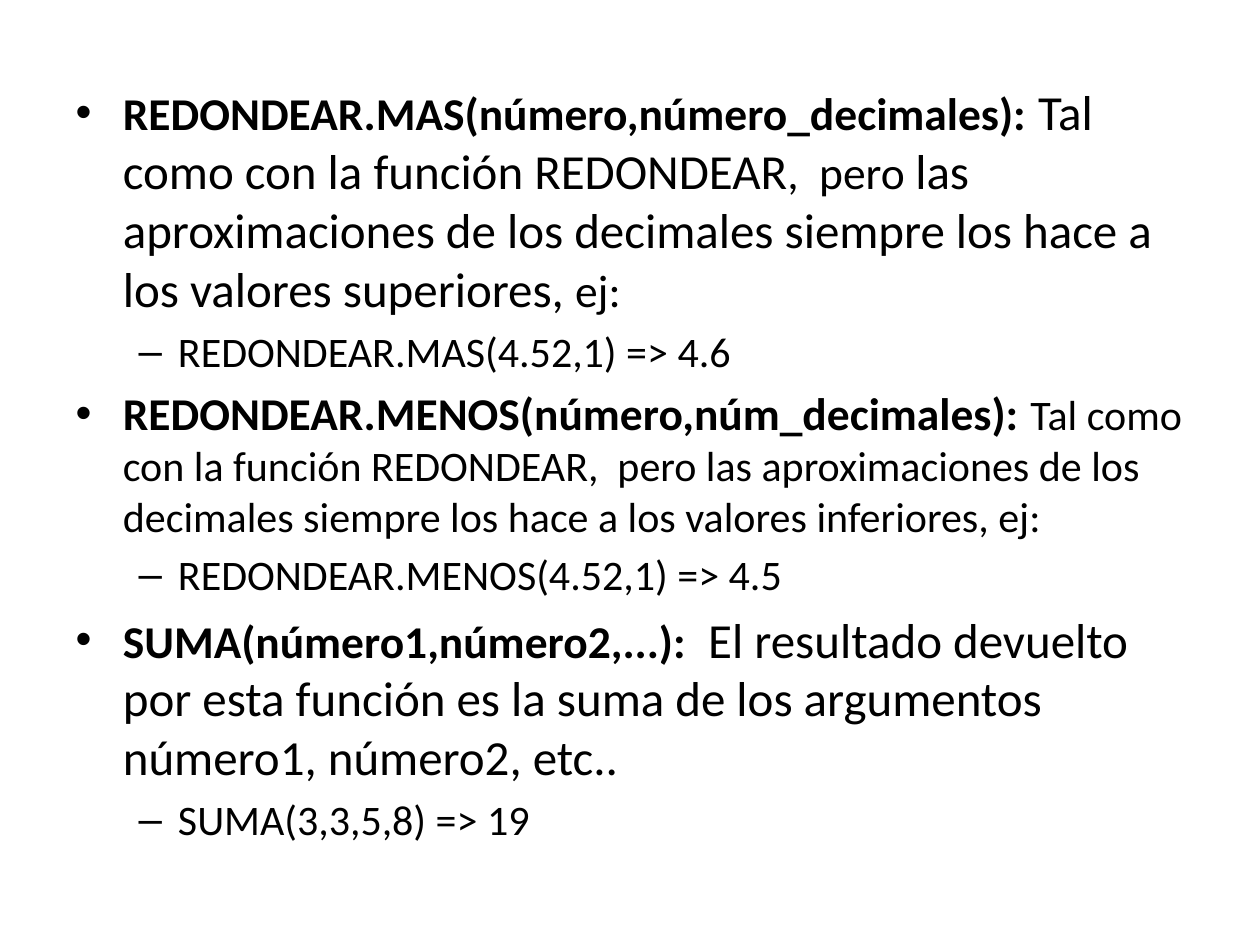
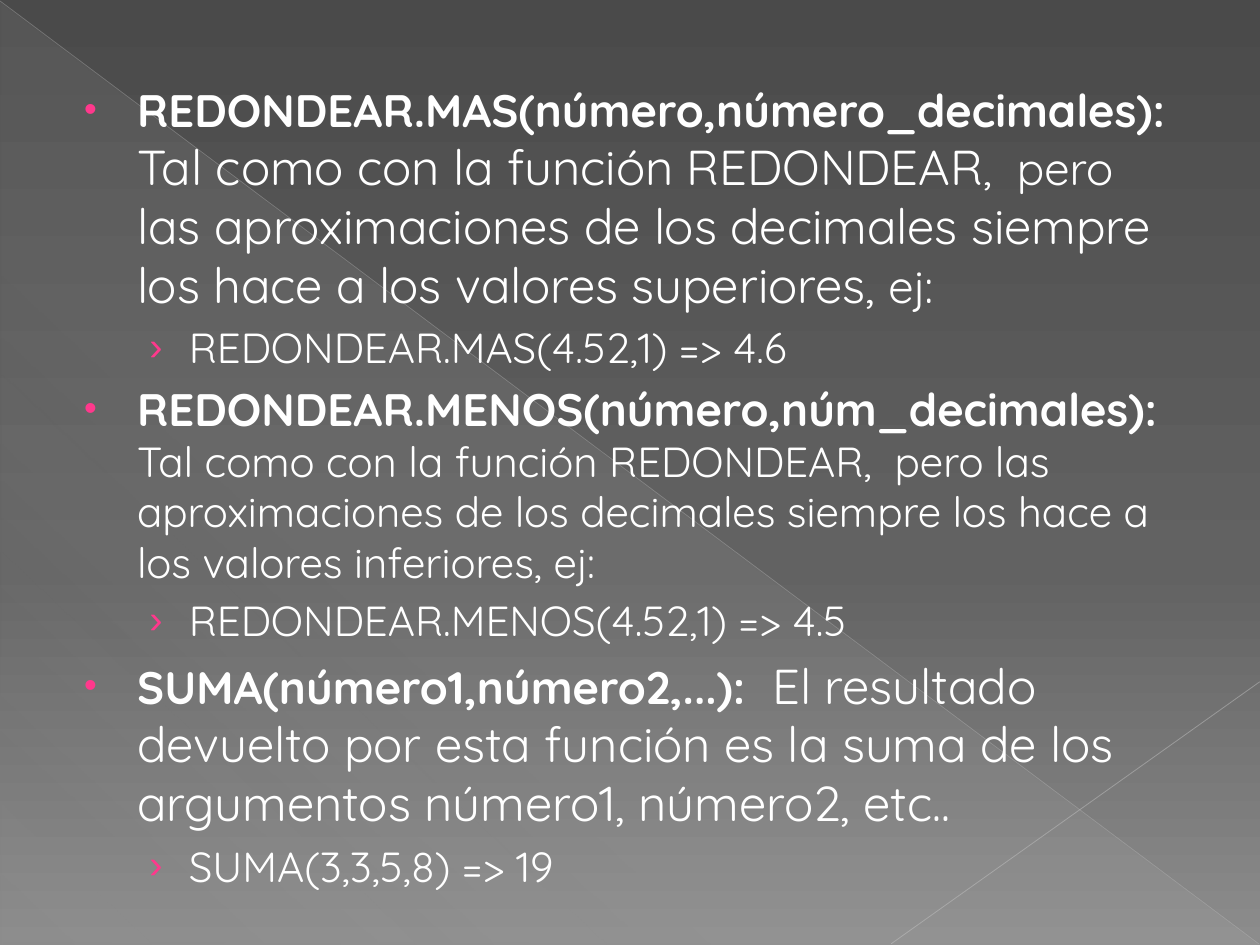
Before and after one commit to kleberloayzacastro/universidad, a slide deck: slide 5 of 2015-2016/clases/informatica_aplicada/clase_4/clase_4.pptx. Drawn at 1260x945 pixels with LibreOffice and Linux fonts; fonts in the diff are those of the drawing. Boxes give left, top, right and bottom in pixels: in the first picture for what was removed or moved away, otherwise in the second. Text is boxed around its words. In the diff, an @@ line names an element or a change of style, - is before the commit and + after.

```diff
--- a/2015-2016/clases/informatica_aplicada/clase_4/clase_4.pptx
+++ b/2015-2016/clases/informatica_aplicada/clase_4/clase_4.pptx
@@ background #FFFFFF to gradient #4A4A4A to #626262 to #8C8C8C @@
@@ line added from (0, 1) to (1259, 944), #BFBFBF 0.39 pt @@
@@ right triangle added at box(1, 3, 1259, 945), fill gradient #D2D2D2 @@
@@ text "REDONDEAR.MAS(número,número_decimales): Tal como con la ..." at box(137, 92, 1165, 890): font Calibri to Quicksand, text colour #000000 to #FFFFFF; indent changed; bullet – to › @@
@@ line added from (1260, 682) to (891, 944), #C6C6C6 0.47 pt @@
```
Also in this commit, not shown: 7 other slides changed, 1 slide added, 9 other files.
